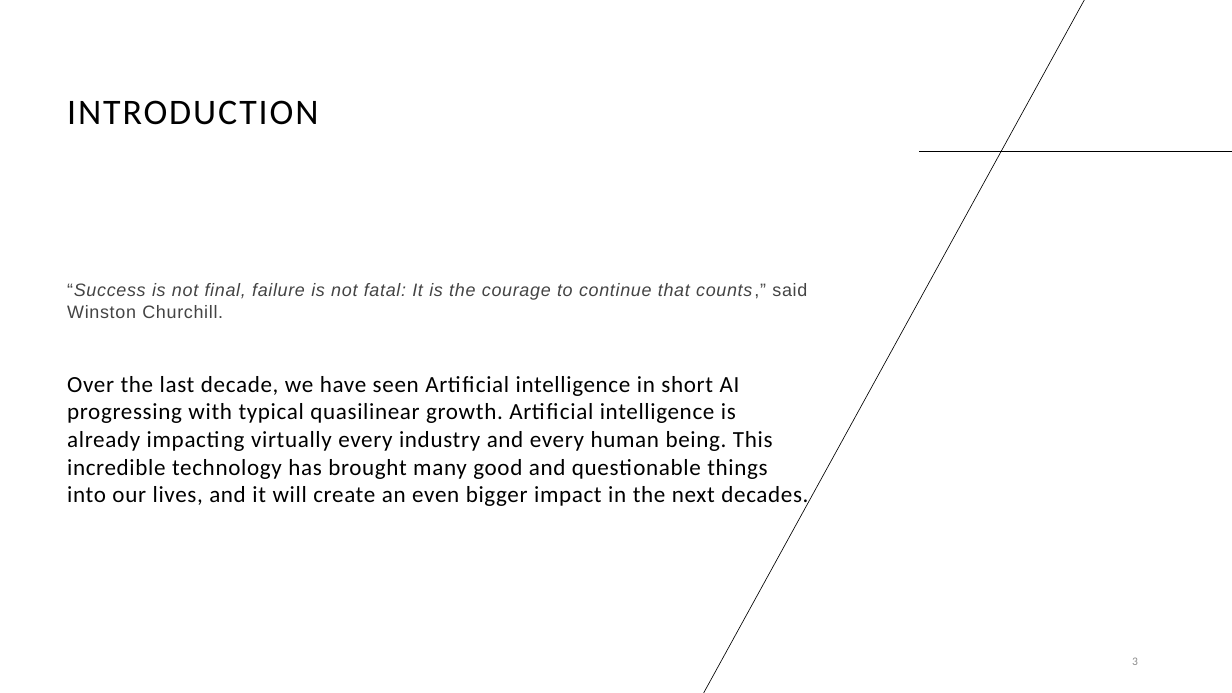
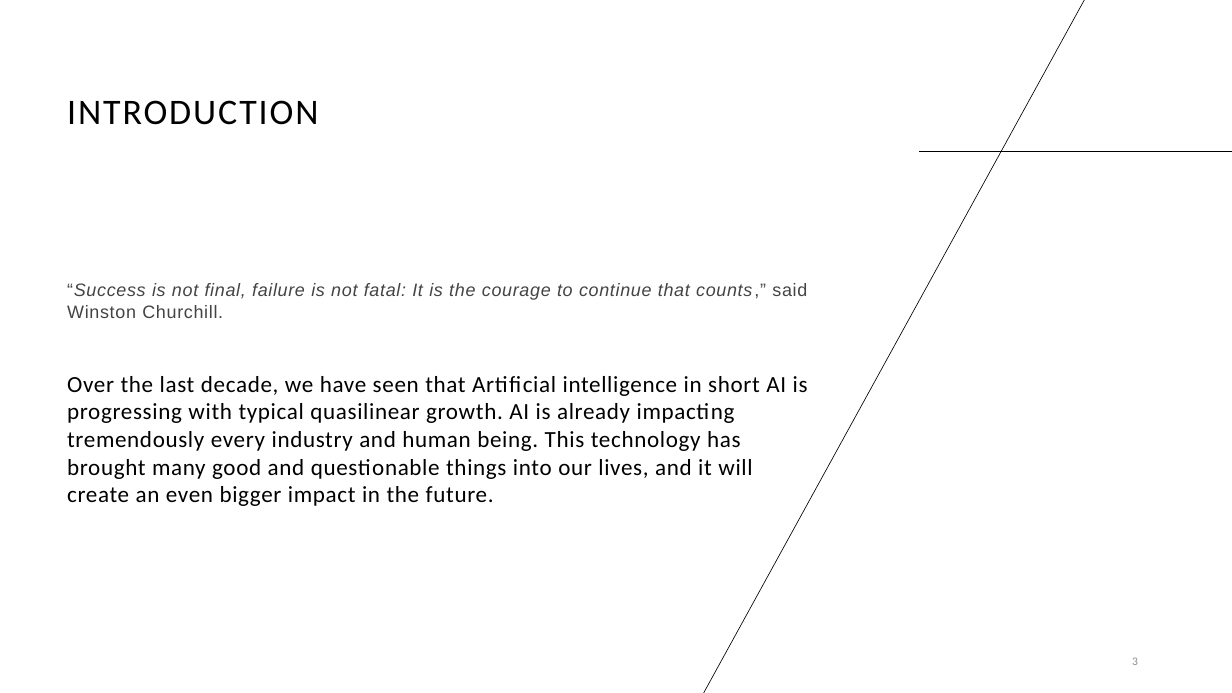
Before and after one commit to sujoy-saha/Develop-AI-solutions-with-Azure-AI, a slide deck: slide 3 of 6. Develop AI solutions with Azure OpenAI/Develop AI solutions with Azure OpenAI.pptx. Drawn at 1232x693 pixels with LibreOffice and Linux fonts; fonts in the diff are those of the drawing. Boxes give left, top, right and bottom in pixels: in the first picture for what was removed or moved away, otherwise in the second. Text is boxed around its words. In the diff, an @@ line names an element or a change of style, - is before the commit and + after.

Commit message:
Update the presentation

```diff
--- a/6. Develop AI solutions with Azure OpenAI/Develop AI solutions with Azure OpenAI.pptx
+++ b/6. Develop AI solutions with Azure OpenAI/Develop AI solutions with Azure OpenAI.pptx
@@ text at (67, 376, 808, 506): text changed @@
-Over the last decade, we have seen Artificial intelligence in short AI progressing with typical quasilinear growth. Artificial intelligence is already impacting virtually every industry and every human being. This incredible technology has brought many good and questionable things into our lives, and it will create an even bigger impact in the next decades.
+Over the last decade, we have seen that Artificial intelligence in short AI is progressing with typical quasilinear growth. AI is already impacting tremendously every industry and human being. This technology has brought many good and questionable things into our lives, and it will create an even bigger impact in the future.
```
Also in this commit, not shown: 7 other slides changed, 4 slides added, 4 slides removed, 2 other files.
